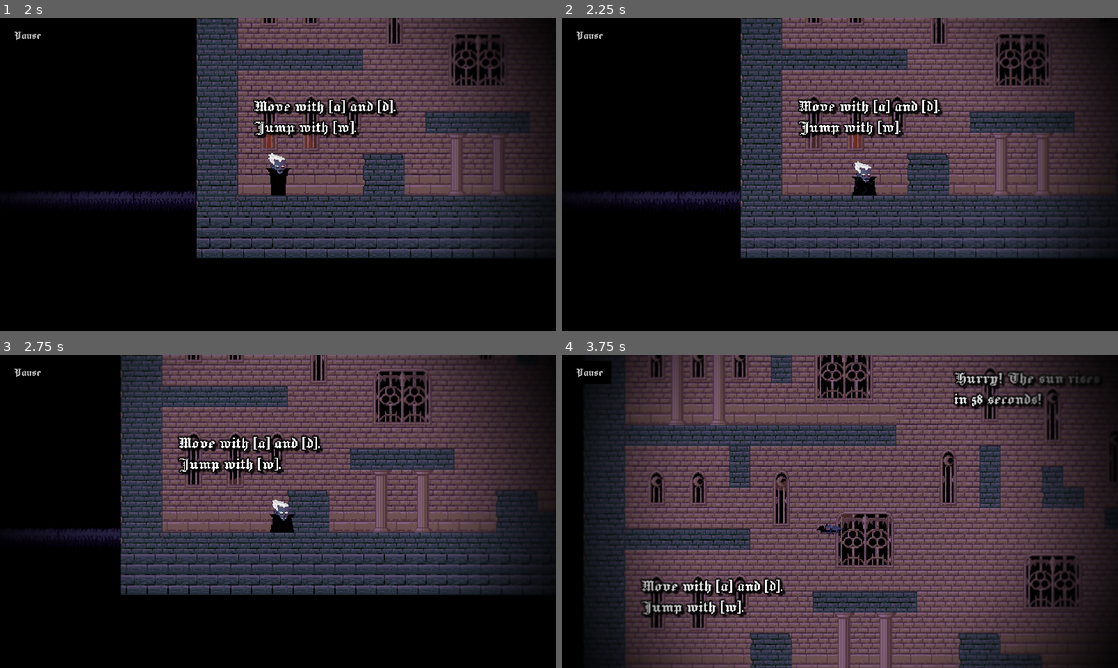
Above: before the commit, frames 1-4 (two rows, left to right).
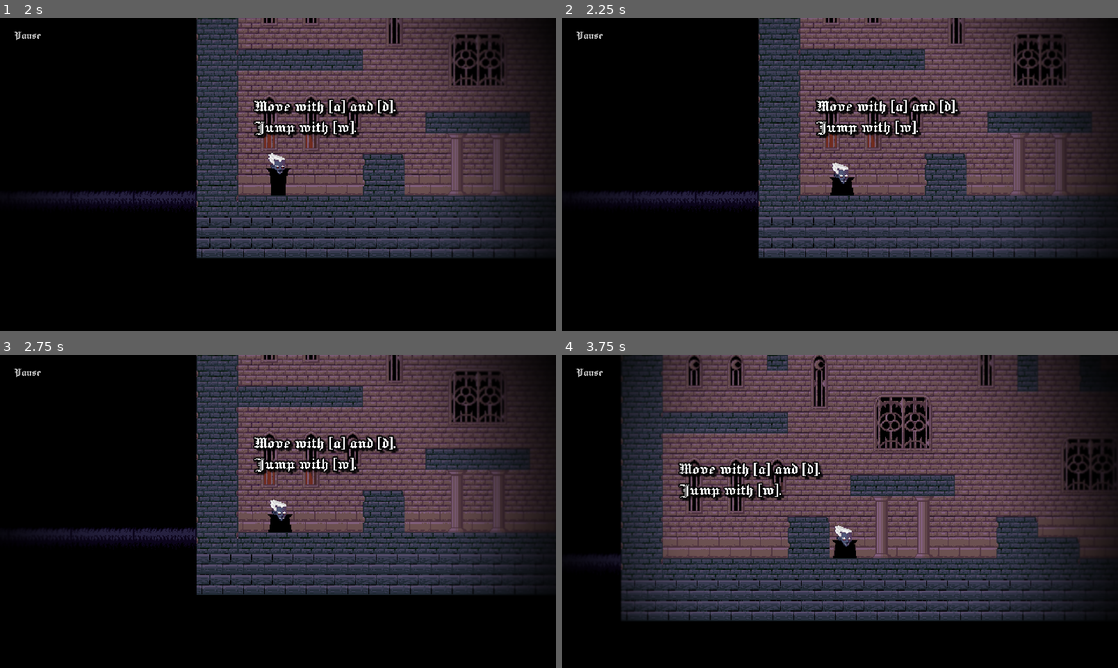
Above: after the commit, the same moments.

Repository: Agecaf/gmtk26-jamgame
Game: Godot game, scene res://main.tscn
Same seed, same stepped clock (60 frames per second), same inputs: the game is played once before the commit and once after it.
Inputs:
- Up to frame 1 (2 s): click "New Game" at 0.5 s; click "Continue" at 1.25 s
- Up to frame 2 (2.25 s): tap Enter (ui_accept) at 2 s; hold D (right) from 2.03 s (still down); hold S (crouch) from 2.03 s (still down)
- Up to frame 3 (2.75 s): keep holding D (right); keep holding S (crouch); tap W (jump) at 2.27, 2.3, 2.57 s
- Up to frame 4 (3.75 s): release S (crouch) at 2.78 s; tap W (jump) at 2.85, 3.02, 3.32 s; tap S (crouch) at 3.05 s; release D (right) at 3.53 s; hold A (left) from 3.53 s (still down); hold S (crouch) from 3.53 s (still down)

Frame 1 is identical in both runs. In frame 2, 16% of the frame differs, in the area x 12-96%, y 0-77%; in frame 3, 29%; in frame 4, 68%, in the area x 3-100%, y 0-100%.

Commit message:
Disable crouch running, disable movement during crouching, allow seamless crouching on landing after jumps/glides

Diff:
--- a/game/player/player_motion.gd
+++ b/game/player/player_motion.gd
@@ -35,9 +35,12 @@
 func _on_player_physics_process(delta: float) -> void:
 	wall_jump_steering_cooldown = maxf(0, wall_jump_steering_cooldown - delta)
 
-	# # Stop horizontal movement and prepare for a wall jump if hanging on a wall
-	# elif player.current_state in [Player.State.HANGING]:
-	if player.current_state in [Player.State.HANGING]:
+	# Don't allow horizontal movement if the player is crouching
+	if player.current_state in [Player.State.CROUCHING]:
+		player.velocity.x = 0
+
+	# Stop horizontal movement and prepare for a wall jump if hanging on a wall
+	elif player.current_state in [Player.State.HANGING]:
 		last_wall_direction = Enums.Direction.RIGHT if (player.get_wall_normal().angle() - PI / 2) > 0 else Enums.Direction.LEFT
 		player.velocity.x = 0
 
--- a/game/player/player_state.gd
+++ b/game/player/player_state.gd
@@ -67,7 +67,7 @@
 				player.change_state(Player.State.JUMPING)
 				player.pocketwatch_close()
 
-			if Input.is_action_just_pressed(&'crouch'):
+			if Input.is_action_pressed(&'crouch'):
 				player.change_state(Player.State.CROUCHING)
 				player.pocketwatch_close()
 
@@ -79,8 +79,13 @@
 			if Input.is_action_just_pressed(&'jump') and total_air_time <= player.coyote_time:
 				player.change_state(Player.State.JUMPING)
 
+			## Crouch running is disabled
+			# if Input.is_action_just_pressed(&'crouch'):
+			# 	player.change_state(Player.State.CROUCHING_RUN)
+
+			# Transition to crouching instead
 			if Input.is_action_just_pressed(&'crouch'):
-				player.change_state(Player.State.CROUCHING_RUN)
+				player.change_state(Player.State.CROUCHING)
 
 			if not player.velocity.x:
 				player.change_state(Player.State.IDLE)
@@ -89,8 +94,9 @@
 			if Input.is_action_just_released(&'crouch'):
 				player.change_state(Player.State.IDLE)
 
-			if player.velocity.x:
-				player.change_state(Player.State.CROUCHING_RUN)
+			## Crouch running is disabled
+			# if player.velocity.x:
+			# 	player.change_state(Player.State.CROUCHING_RUN)
 
 		Player.State.CROUCHING_RUN:
 			if Input.is_action_just_released(&'crouch'):
